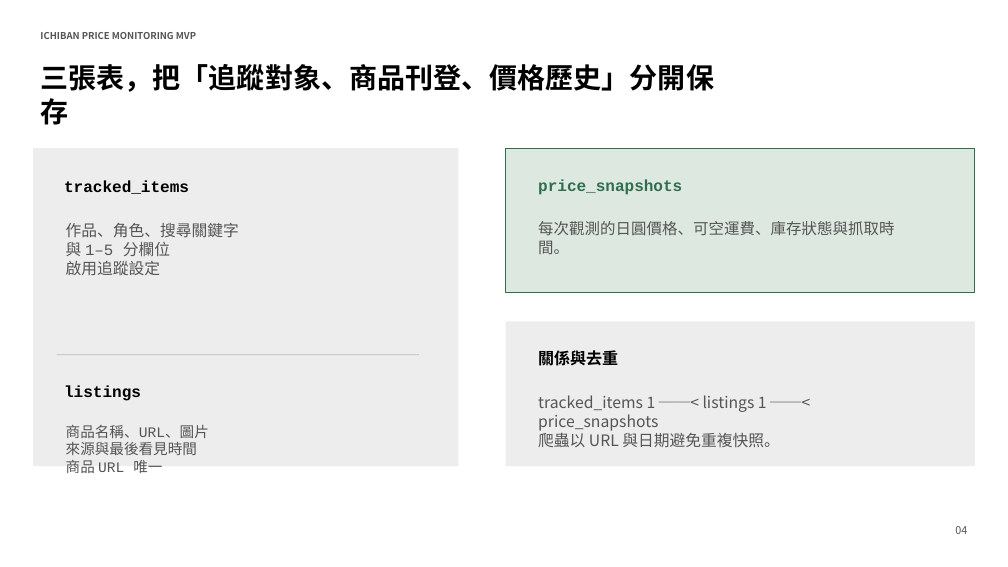
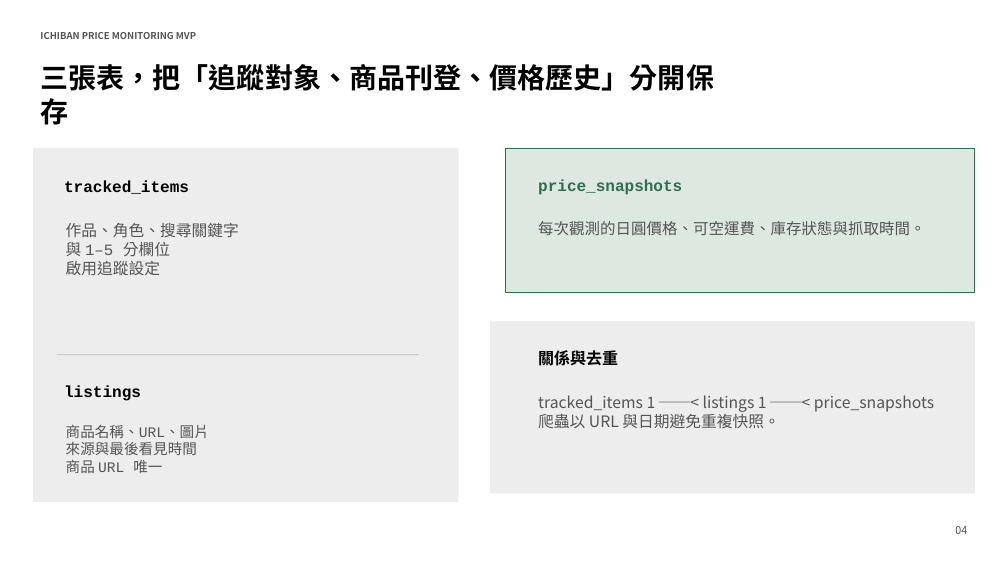
Before and after one commit to kuma07-dev/figure-project, a slide deck: slide 4 of presentation/ichiban-arbitrage-midterm.pptx. Drawn at 1008x567 pixels with LibreOffice and Linux fonts; fonts in the diff are those of the drawing. Boxes give left, top, right and bottom in pixels: in the first picture for what was removed or moved away, otherwise in the second. Text is boxed around its words. In the diff, an @@ line names an element or a change of style, - is before the commit and + after.

```diff
--- a/presentation/ichiban-arbitrage-midterm.pptx
+++ b/presentation/ichiban-arbitrage-midterm.pptx
@@ rectangle: place and size @@
-rectangle at [33,148,458,467]
+rectangle at [33,148,458,502]
@@ rectangle: place and size @@
-rectangle at [506,321,975,467]
+rectangle at [490,321,975,494]
@@ text "tracked_items 1 ──< listings 1 ..." rewrapped from [538,395,779,447] to [538,395,934,428] @@
```
Also in this commit, not shown: 22 other files.
